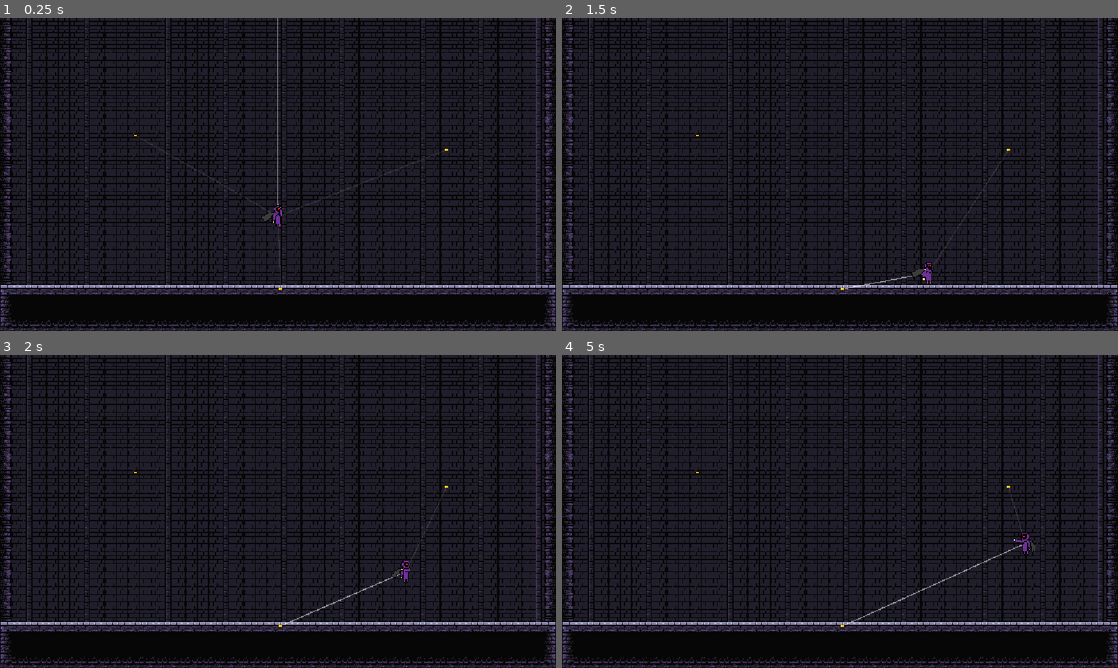
Above: before the commit, frames 1-4 (two rows, left to right).
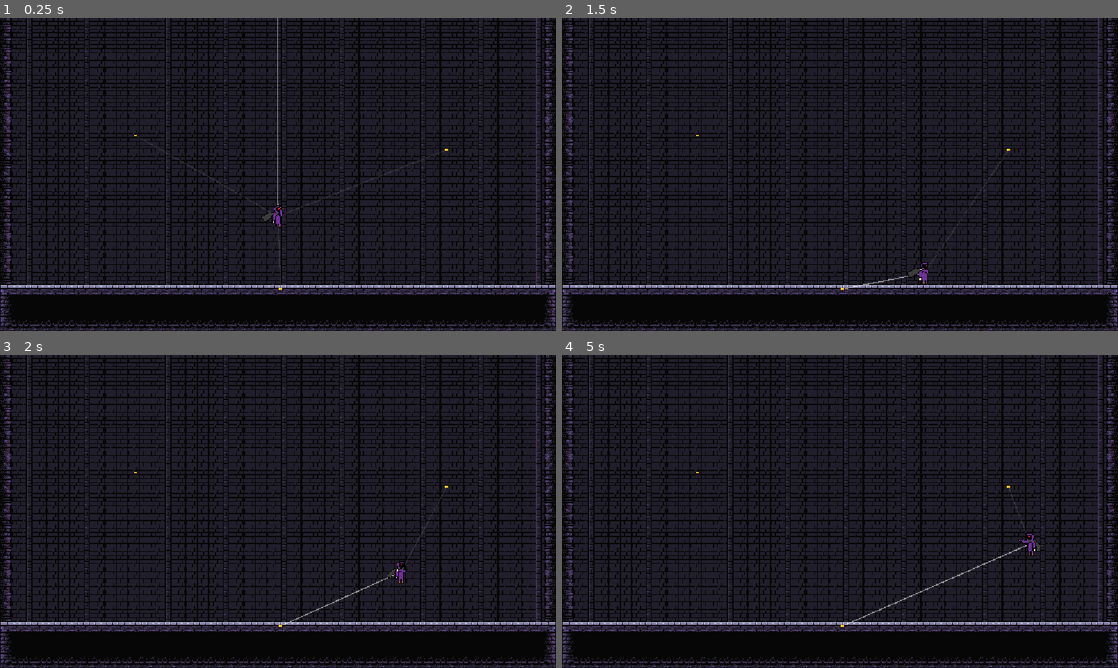
Above: after the commit, the same moments.

Repository: LandonZosel/gamedev-project-4-big
Game: Godot game, scene res://Scenes/game.tscn
The game is run twice, just before and just after one commit, with the same random seed, the same clock (stepped at 60 frames per second) and the same inputs.
Inputs (mouse positions are in pixels of both pictures, inside the frame that each line leads up to):
- Up to frame 1 (0.25 s): no input
- Up to frame 2 (1.5 s): move the mouse to (962, 158) at 0.52 s; press the mouse at (962, 158) at 0.53 s; hold D (Right) from 0.53 s (still down); tap Space (Jump) at 0.77 s; right-click (962, 158) at 0.8 s; move the mouse to (728, 190) at 1.27 s; release the mouse at (728, 190) at 1.28 s; right-click (728, 190) at 1.35 s
- Up to frame 3 (2 s): keep holding D (Right); tap Space (Jump) at 1.52 s; click (166, 527) at 1.55 s
- Up to frame 4 (5 s): move the mouse to (895, 442) at 2.02 s; release D (Right) at 2.03 s; press the mouse at (895, 442) at 2.03 s; hold A (Left) 2.03-2.78 s; right-click (895, 442) at 2.3 s; move the mouse to (812, 574) at 2.77 s; release the mouse at (812, 574) at 2.78 s; hold D (Right) 2.78-4.28 s; right-click (812, 574) at 2.85 s; tap Space (Jump) at 3.02, 3.77, 4.52 s; click (812, 574) at 3.05 s; move the mouse to (1006, 558) at 3.52 s; press the mouse at (1006, 558) at 3.53 s; right-click (1006, 558) at 3.8 s; move the mouse to (673, 464) at 4.27 s; release the mouse at (673, 464) at 4.28 s; hold A (Left) from 4.28 s (still down); right-click (673, 464) at 4.35 s; click (673, 464) at 4.55 s

Frame 1 is identical in both runs. In frame 2, 0.2% of the frame differs, in the area x 52-80%, y 44-87%; in frame 3, 0.3%; in frame 4, 0.4%, in the area x 51-86%, y 44-87%.

Commit message:
Change line drawing slightly

Diff:
--- a/Scripts/player.gd
+++ b/Scripts/player.gd
@@ -7,7 +7,7 @@
 @export var move_speed : float = 120
 @export var air_move_speed : float = 20
 @export var acceleration : float = 50
-@export var braking : float = 20
+@export var braking : float = 15
 @export var jump_force : float = 300
 @export var gravity : float = 980
 
@@ -72,6 +72,9 @@
 
 	move_input = Input.get_axis("Left", "Right")
 
+	if is_on_floor():
+		velocity.x = lerp(velocity.x, 0.0, braking * delta)
+
 	#handle pull, push, and regular movement
 	if Input.is_action_pressed("Pull") && current_target && priority_action == Action.Pull:
 		# handle pull
@@ -96,9 +99,9 @@
 				velocity.x = lerp(velocity.x, move_input * move_speed, acceleration * delta)
 			else:
 				velocity.x = lerp(velocity.x, 0.0, braking * delta)
-		else:
-			if ((velocity.x > move_input * move_speed && move_input == -1) || (velocity.x < move_input * move_speed && move_input == 1)):
-				velocity.x += move_input * move_speed * 0.1
+
+		elif ((velocity.x > move_input * move_speed && move_input == -1) || (velocity.x < move_input * move_speed && move_input == 1)):
+			velocity.x += move_input * move_speed * 0.1
 
 	velocity = velocity.limit_length(500)
 
@@ -136,13 +139,21 @@
 	for target in targets:
 		var start := to_local(global_position)
 		var end := to_local(target.global_position)
-		var color = Color(1, 1, 1, 0.1)
+		var distance = global_position.distance_to(target.global_position)
+
+		var color
 		if target == current_target:
-			color = Color(1, 1, 1, 0.5)
+			var transparency : float = 1 - ((distance-280)/20)
+			transparency = clampf(transparency, 0.1, 0.5)
+			color = Color(1, 1, 1, transparency) #0.5
 			if Input.is_action_pressed("Pull") && priority_action == Action.Pull:
-				color = Color(0, 0, 1, 0.5)
+				color = Color(0, 0, 1, transparency)
 			elif Input.is_action_pressed("Push") && priority_action == Action.Push:
-				color = Color(1, 0.5, 0, 0.5)
+				color = Color(1, 0.5, 0, transparency)
+		else:
+			var transparency : float = 1 - (distance/300)
+			transparency = clampf(transparency, 0, 0.1)
+			color = Color(1, 1, 1, transparency) #0.1
 
 		draw_line(start, end, color, 1.5)
 
